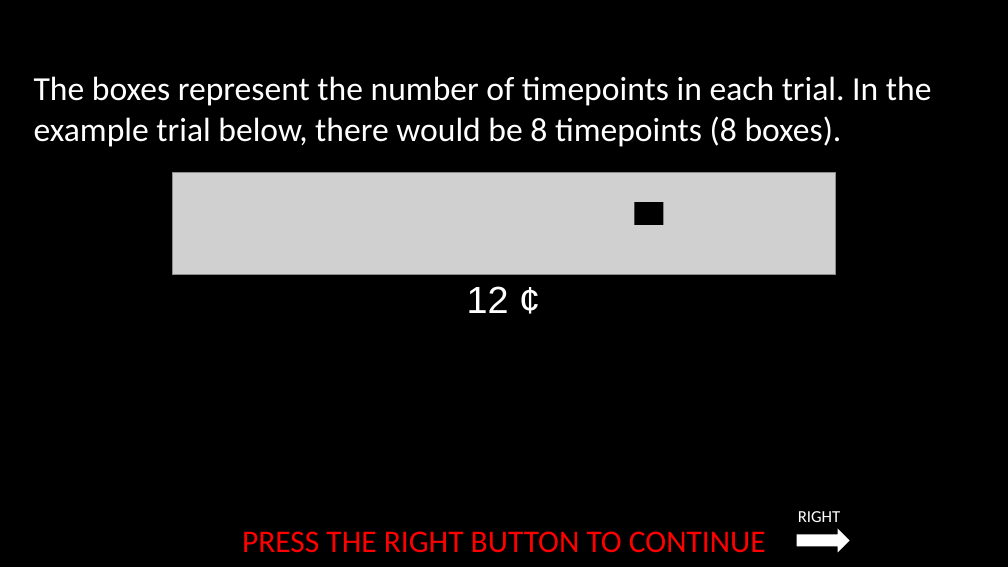
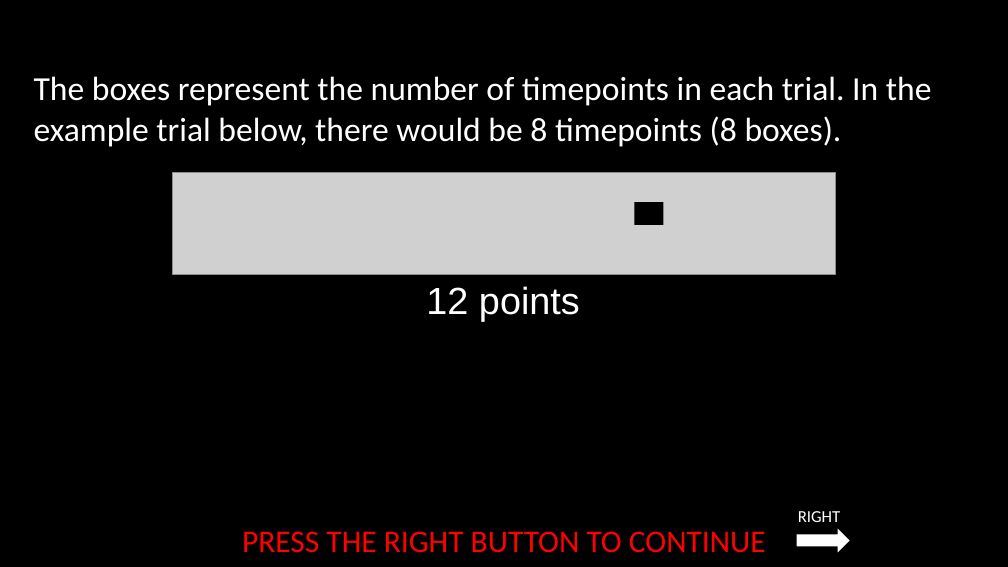
Before and after one commit to laureate-institute-for-brain-research/StimToolOnline, a slide deck: slide 4 of public/js/tasks/limited_offer/media/limited_offer_instructions_RLA_RSS_JTT.pptx. Drawn at 1008x567 pixels with LibreOffice and Linux fonts; fonts in the diff are those of the drawing; grey boxes stand for pictures. Boxes give left, top, right and bottom in pixels: in the first picture for what was removed or moved away, otherwise in the second. Text is boxed around its words. In the diff, an @@ line names an element or a change of style, - is before the commit and + after.

Commit message:
changes all mention of cents to points

```diff
--- a/public/js/tasks/limited_offer/media/limited_offer_instructions_RLA_RSS_JTT.pptx
+++ b/public/js/tasks/limited_offer/media/limited_offer_instructions_RLA_RSS_JTT.pptx
@@ text at <box>426,286,580,321</box>: text changed @@
-12 ¢
+12 points
```
Also in this commit, not shown: 7 other slides changed, 1 slide added, 13 other files.
